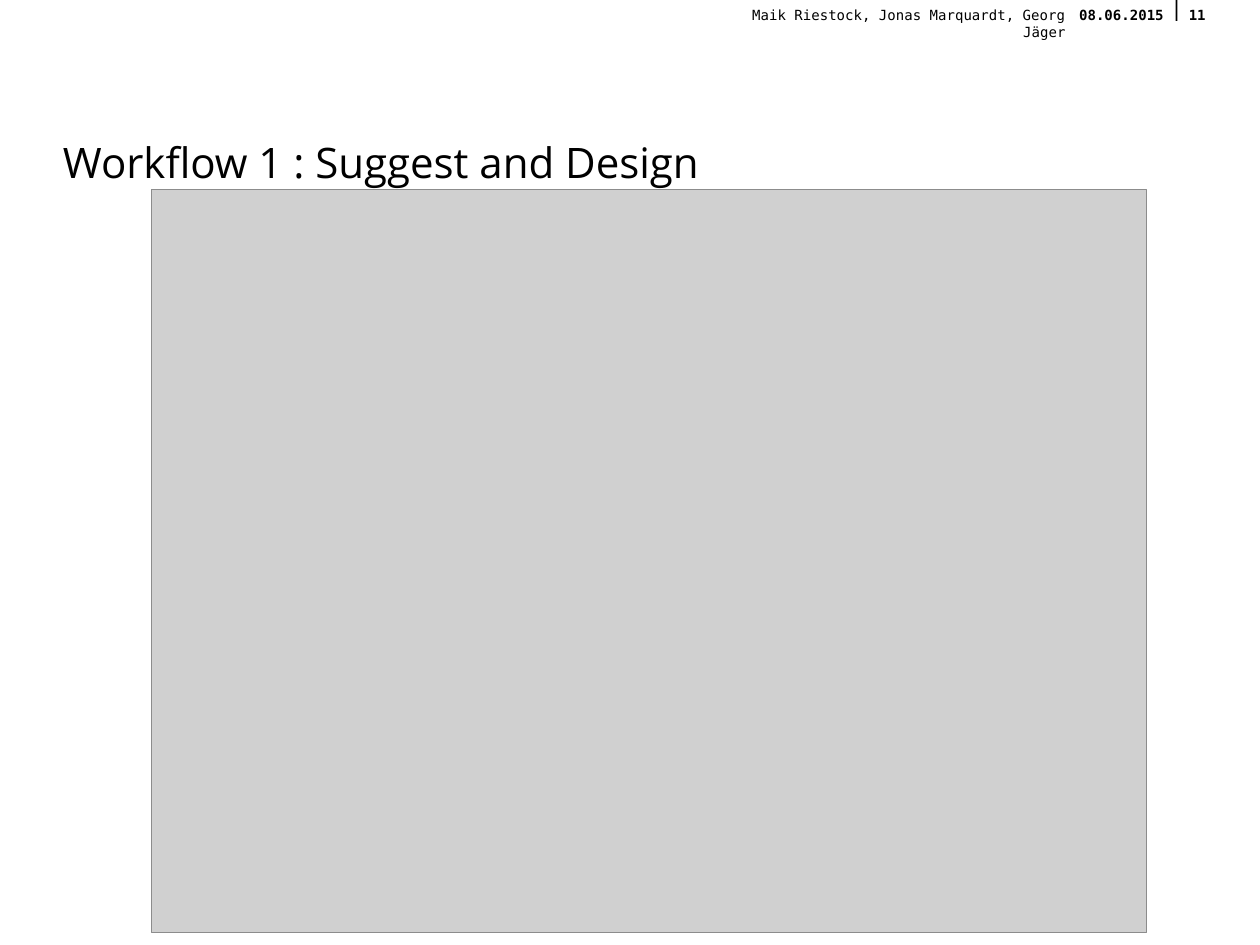
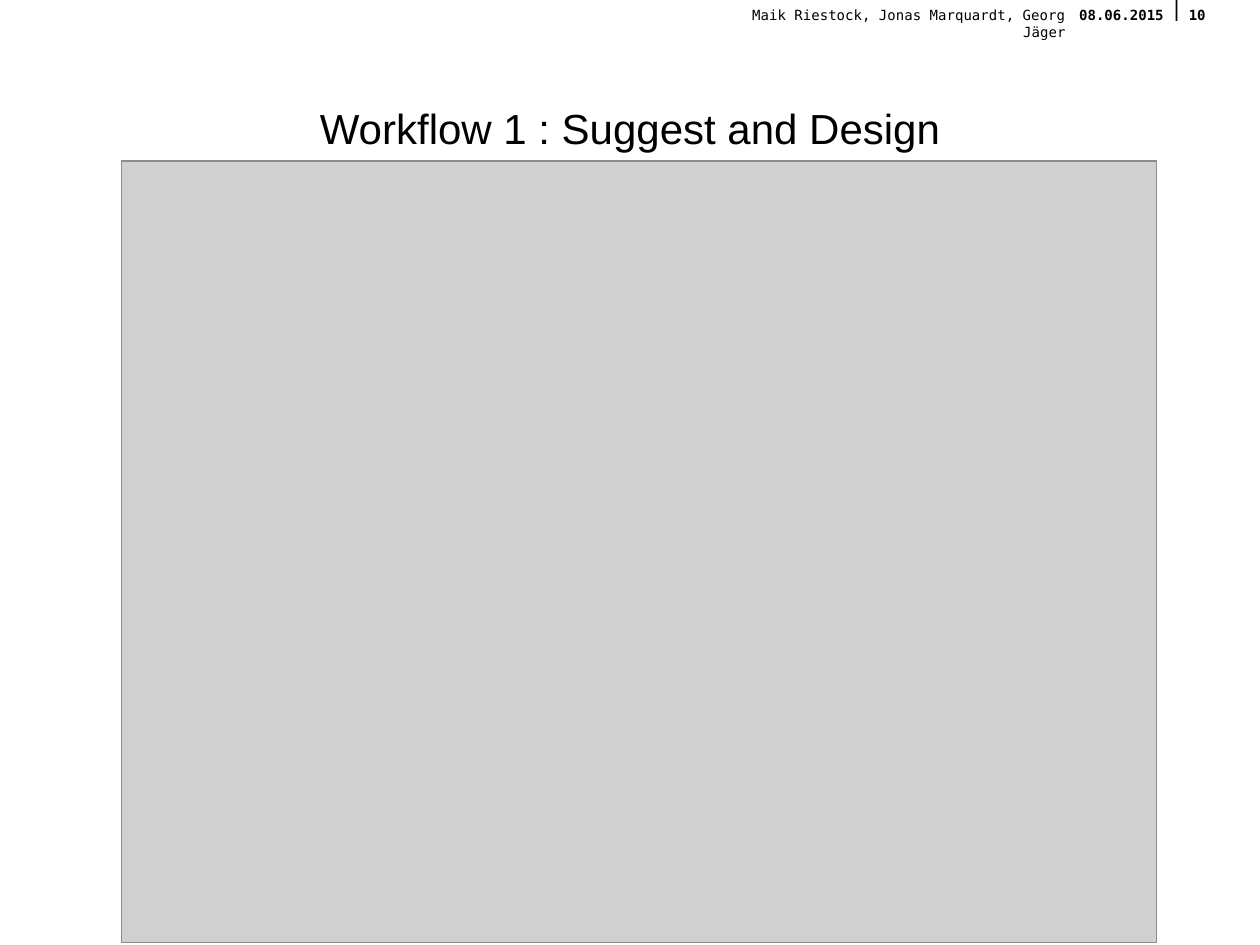
Before and after one commit to querquer/faultframework, a slide deck: slide 10 of Presentation/FinalePraesentationFramework.odp (slide 11 before the commit). Drawn at 1260x945 pixels with LibreOffice and Linux fonts; fonts in the diff are those of the drawing; grey boxes stand for pictures; background and template pictures are left out. Boxes give left, top, right and bottom in pixels: in the first picture for what was removed or moved away, otherwise in the second. Text is boxed around its words. In the diff, an @@ line names an element or a change of style, - is before the commit and + after.

Commit message:
presentation

```diff
--- a/Presentation/FinalePraesentationFramework.odp
+++ b/Presentation/FinalePraesentationFramework.odp
@@ page number at bbox=[1189, 9, 1206, 21]: text changed @@
-11
+10
@@ title "Workflow 1 : Suggest and ...": place and size @@
-title "Workflow 1 : Suggest and ..." at bbox=[63, 146, 699, 190]
+title "Workflow 1 : Suggest and ..." at bbox=[320, 113, 940, 152]
@@ title "Workflow 1 : Suggest and ..." at bbox=[320, 113, 940, 152]: font Open Sans to Arial; alignment left to centre @@
@@ picture: place and size @@
-picture at bbox=[151, 189, 1147, 932]
+picture at bbox=[121, 161, 1157, 942]
```
Also in this commit, not shown: 3 slides added, 4 slides removed, 11 other files.
